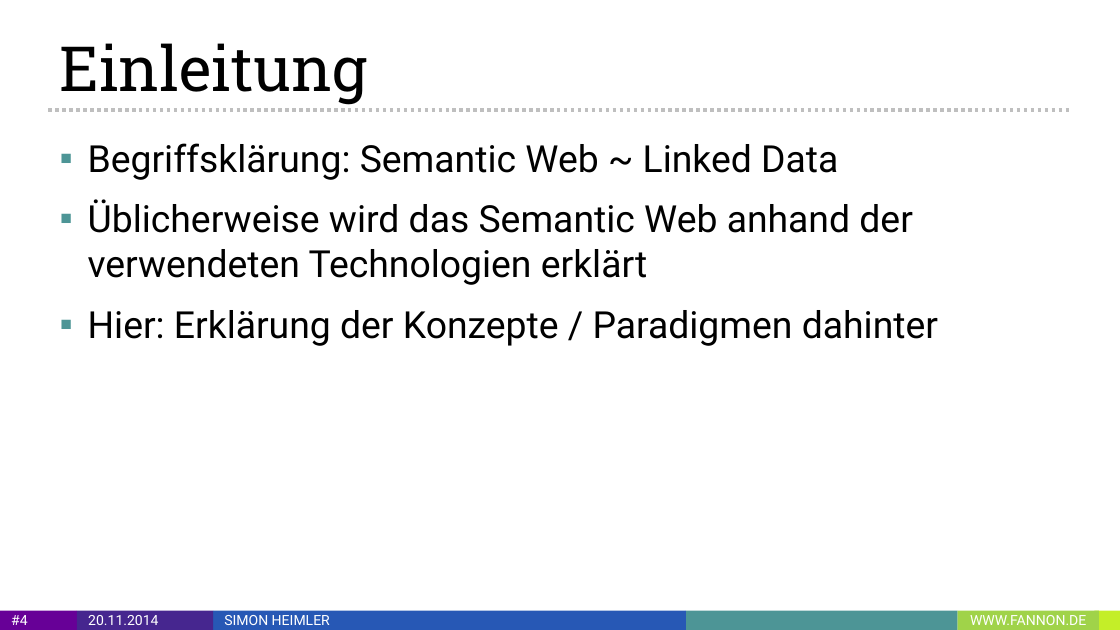
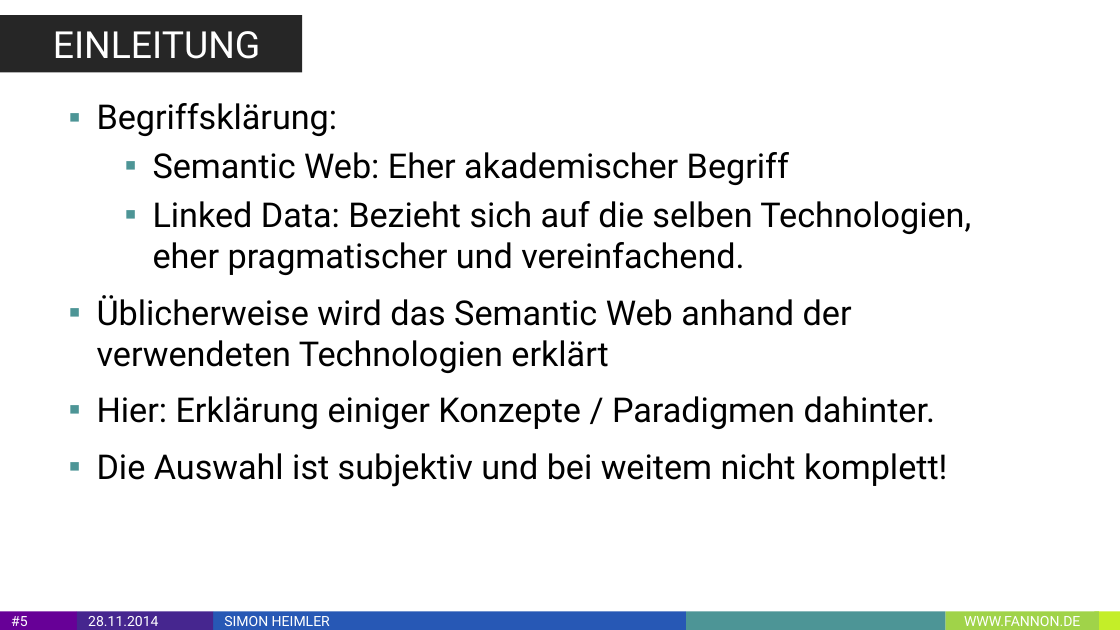
Before and after one commit to Fannon/SemanticWebParadigmen, a slide deck: slide 5 of Semantic Web Paradigmen PPT.pptx (slide 4 before the commit). Drawn at 1120x630 pixels with LibreOffice and Linux fonts; fonts in the diff are those of the drawing. Boxes give left, top, right and bottom in pixels: in the first picture for what was removed or moved away, otherwise in the second. Text is boxed around its words. In the diff, an @@ line names an element or a change of style, - is before the commit and + after.

```diff
--- a/Semantic Web Paradigmen PPT.pptx
+++ b/Semantic Web Paradigmen PPT.pptx
@@ rectangle "EINLEITUNG": place and size @@
-rectangle "EINLEITUNG" at [60,43,368,105]
+rectangle "EINLEITUNG" at [0,16,302,73]
@@ rectangle "EINLEITUNG" at [0,16,302,73]: vertical alignment bottom to middle; fill none to #262626 @@
@@ text in rectangle at [53,31,260,59]: text changed; size 40 to 24 pt; font Roboto Slab to Roboto; text colour #000000 to #FFFFFF @@
-Einleitung
+EINLEITUNG
@@ line removed from (48, 110) to (1072, 110) @@
@@ text "Begriffsklärung:": place and size @@
-text "Begriffsklärung:" at [88,143,938,346]
+text "Begriffsklärung:" at [97,103,971,487]
@@ text at [97,103,971,275]: text changed; size 24 to 22 pt @@
-▪ Begriffsklärung: Semantic Web ~ Linked Data
+▪ Begriffsklärung:
+  ▪ Semantic Web: Eher akademischer Begriff
+  ▪ Linked Data: Bezieht sich auf die selben Technologien, eher pragmatischer und vereinfachend.
@@ text at [97,295,852,373]: size 24 to 22 pt in "Üblicherweise wird das Semantic Web anhand der ..." @@
@@ text at [97,396,947,487]: text changed; size 24 to 22 pt @@
-▪ Hier: Erklärung der Konzepte / Paradigmen dahinter
+▪ Hier: Erklärung einiger Konzepte / Paradigmen dahinter.
+▪ Die Auswahl ist subjektiv und bei weitem nicht komplett!
@@ page number removed at [0,610,77,629] @@
-#4
@@ page number added at [0,612,77,630], fill #670097, 9 pt, text #FFFFFF @@
+#5
@@ text in rectangle at [88,616,158,626]: text changed @@
-20.11.2014
+28.11.2014
@@ rectangle: place and size @@
-rectangle at [685,610,956,629]
+rectangle at [685,612,945,630]
@@ rectangle "WWW.FANNON.DE": place and size @@
-rectangle "WWW.FANNON.DE" at [958,610,1099,629]
+rectangle "WWW.FANNON.DE" at [945,612,1099,630]
```
Also in this commit, not shown: 8 other slides changed, 21 slides added, 4 slides removed, 2 other files.
